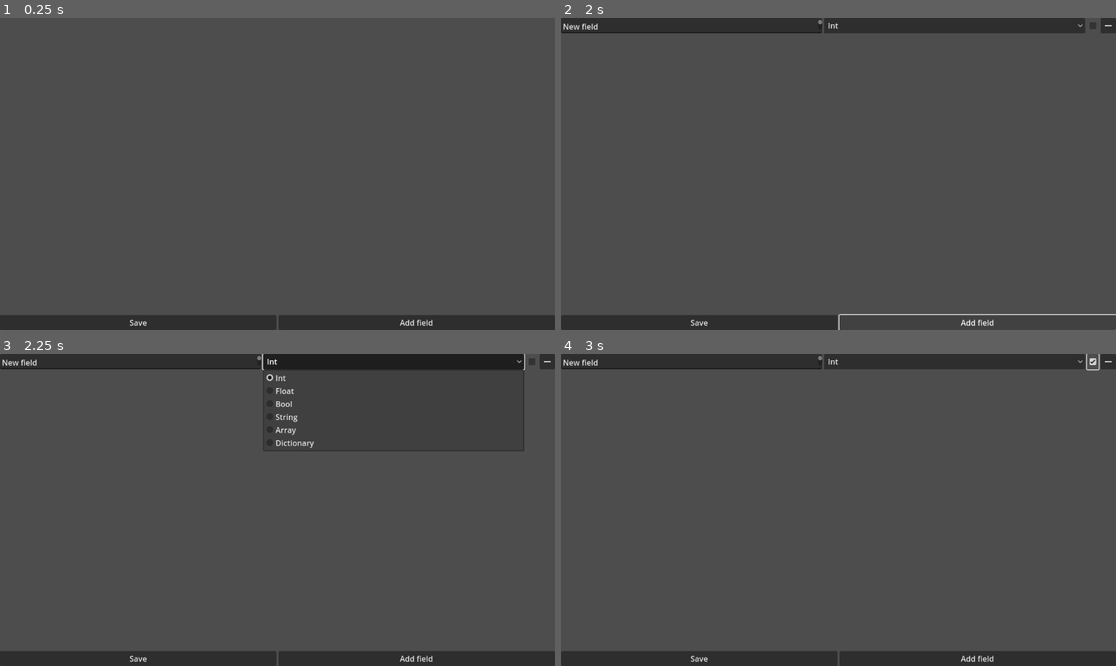
Above: before the commit, frames 1-4 (two rows, left to right).
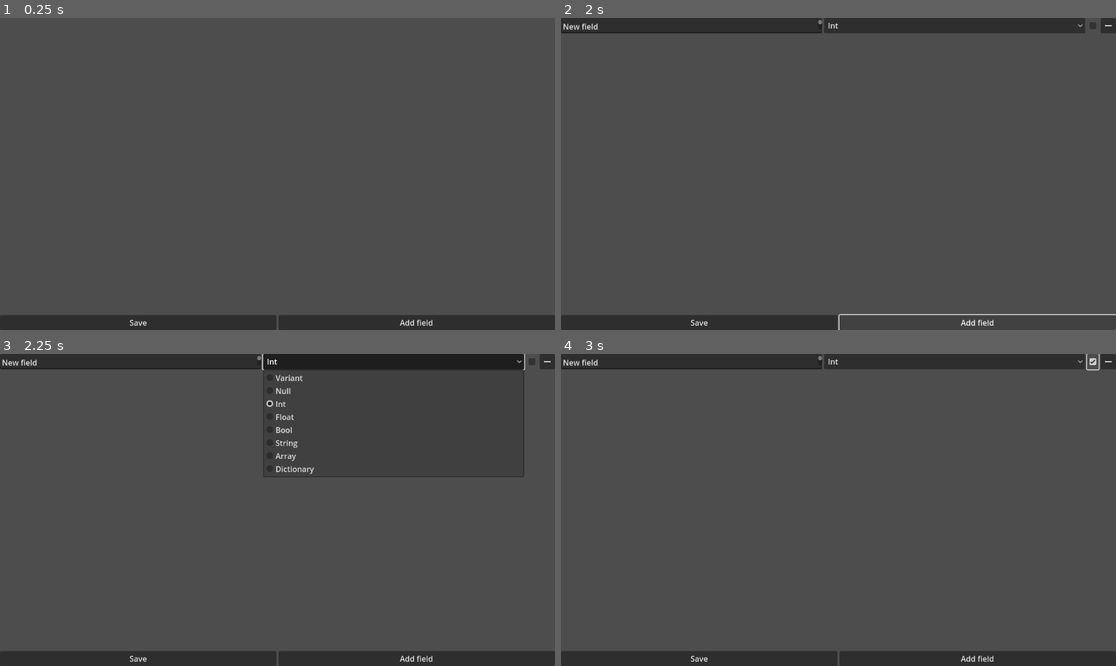
Above: after the commit, the same moments.

Repository: potex02/structforge
Game: Godot game, scene res://nodes/struct_container.tscn
The game is run twice, just before and just after one commit, with the same random seed, the same clock (stepped at 60 frames per second) and the same inputs. This scene is started directly instead of the project's main scene.
Inputs (mouse positions are in pixels of both pictures, inside the frame that each line leads up to):
- Up to frame 1 (0.25 s): no input
- Up to frame 2 (2 s): click "Save" at 0.5 s; click "Add field" at 1.25 s
- Up to frame 3 (2.25 s): click "Int" at 2 s
- Up to frame 4 (3 s): click (1093, 360) at 2.75 s

Frames 1-2 are identical in both runs. In frame 3, 0.6% of the frame differs, in the area x 47-95%, y 6-40%; in frame 4, nothing differs.
Error in both runs: Cannot call method 'get_metadata' on a null value. (res://scripts/containers/struct_container.gd:40)

Commit message:
Created ValueContainer

Diff:
--- a/nodes/instance_container.tscn
+++ b/nodes/instance_container.tscn
@@ -2,7 +2,7 @@
 
 [ext_resource type="Script" uid="uid://c7kcmux4h6527" path="res://scripts/containers/instance_container.gd" id="1_cjexl"]
 
-[node name="StructContainer" type="VBoxContainer"]
+[node name="InstanceContainer" type="VBoxContainer"]
 anchors_preset = 15
 anchor_right = 1.0
 anchor_bottom = 1.0
--- /dev/null
+++ b/nodes/value_container.tscn
@@ -0,0 +1,21 @@
+[gd_scene load_steps=2 format=3 uid="uid://bt233tqf4kfqn"]
+
+[ext_resource type="Script" uid="uid://dnhj337degtuh" path="res://scripts/containers/value_container.gd" id="1_6wnyw"]
+
+[node name="ValueContainer" type="HBoxContainer"]
+anchors_preset = 15
+anchor_right = 1.0
+anchor_bottom = 1.0
+grow_horizontal = 2
+grow_vertical = 2
+script = ExtResource("1_6wnyw")
+
+[node name="Name" type="Label" parent="."]
+layout_mode = 2
+size_flags_horizontal = 3
+text = "Name"
+
+[node name="TextEdit" type="TextEdit" parent="."]
+layout_mode = 2
+size_flags_horizontal = 3
+placeholder_text = "Value"
--- a/scripts/containers/instance_container.gd
+++ b/scripts/containers/instance_container.gd
@@ -1,3 +1,24 @@
 class_name  InstanceContainer
 extends VBoxContainer
 ## The app instance section.
+
+
+## The struct tree item.
+var item: TreeItem
+## The instance type.
+var struct_id: int
+
+
+## Creates the values fields.
+func _ready() -> void:
+
+	var struct: Struct = Model.model.get_struct(self.struct_id)
+
+	if not struct:
+		return
+	struct.get_values_containers().map(func(i: ValueContainer) -> void: $ScrollContainer/FieldsContainer.add_child(i))
+
+
+## Saves the instance.
+func _on_save_button_pressed() -> void:
+	Model.model.save_instance(self.item.get_metadata(0).id, Instance.new())
--- a/scripts/containers/left_container.gd
+++ b/scripts/containers/left_container.gd
@@ -52,6 +52,8 @@
 	var instance_item: TreeItem = self._tree.create_item(struct_item)
 	var instance_container: InstanceContainer = preload("res://nodes/instance_container.tscn").instantiate()
 
+	instance_container.item = instance_item
+	instance_container.struct_id = struct_item.get_metadata(0).id
 	instance_item.set_text(0, "New instance")
 	instance_item.set_metadata(0, {
 		id = Model.model.next_instance_id(),
--- /dev/null
+++ b/scripts/containers/value_container.gd
@@ -0,0 +1,3 @@
+class_name ValueContainer
+extends HBoxContainer
+## The container of a value of an instance.
--- a/scripts/main.gd
+++ b/scripts/main.gd
@@ -16,3 +16,8 @@
 	self._left_container.element_clicked.connect(func(element: Variant) -> void:
 		self._right_container.set_content(element.container)
 	)
+
+
+func _unhandled_input(event: InputEvent) -> void:
+	if Input.is_action_just_pressed("ui_accept"):
+		print(inst_to_dict(Model.model))
--- a/scripts/model/field.gd
+++ b/scripts/model/field.gd
@@ -3,8 +3,12 @@
 ## A class respresenting a struct field.
 
 
+## The value container node.
+const VALUE_CONTAINER_NODE: PackedScene = preload("res://nodes/value_container.tscn")
 ## The dicitonary of the primitive types names.
 const PRIMITIVE_TYPES: Dictionary[int, String] = {
+	TYPE_MAX: "Variant",
+	TYPE_NIL: "Null",
 	TYPE_INT: "Int",
 	TYPE_FLOAT: "Float",
 	TYPE_BOOL: "Bool",
@@ -20,7 +24,16 @@
 var required: bool
 
 
+## Creates a [Field].
 func _init(name: String, type: int, required: bool) -> void:
 	self.name = name
 	self.type = type
 	self.required = required
+
+
+## Creates a container for edit the field.
+func get_value_container() -> ValueContainer:
+
+	var container: ValueContainer = Field.VALUE_CONTAINER_NODE.instantiate()
+
+	return container
--- /dev/null
+++ b/scripts/model/instance.gd
@@ -0,0 +1,3 @@
+class_name Instance
+extends RefCounted
+## A class respresenting an instance.
--- a/scripts/model/model.gd
+++ b/scripts/model/model.gd
@@ -11,11 +11,23 @@
 var _instance_id: int = 0
 ## The saved structs.
 var _structs: Dictionary[int, Struct]
+## The saved instances.
+var _instances: Dictionary[int, Instance]
+
+
+## Gets a struct.
+func get_struct(id: int) -> Struct:
+	return self._structs.get(id, null)
 
 
 ## Saves a struct.
-func save_struct(name: int, struct: Struct) -> void:
-	self._structs[name] = struct
+func save_struct(id: int, struct: Struct) -> void:
+	self._structs[id] = struct
+
+
+## Saves an instance.
+func save_instance(id: int, instance: Instance) -> void:
+	self._instances[id] = instance
 
 
 ## Gets the mext struct id.
--- a/scripts/model/struct.gd
+++ b/scripts/model/struct.gd
@@ -13,3 +13,13 @@
 func _init(name: String, fields: Array[Field]) -> void:
 	self._name = name
 	self._fields = fields
+
+
+## Gets the containers for the struct values.
+func get_values_containers() -> Array[ValueContainer]:
+
+	var result: Array[ValueContainer]
+
+	for i in self._fields:
+		result.append(i.get_value_container())
+	return result
Not shown, added: scripts/containers/value_container.gd.uid
Not shown, added: scripts/model/instance.gd.uid
